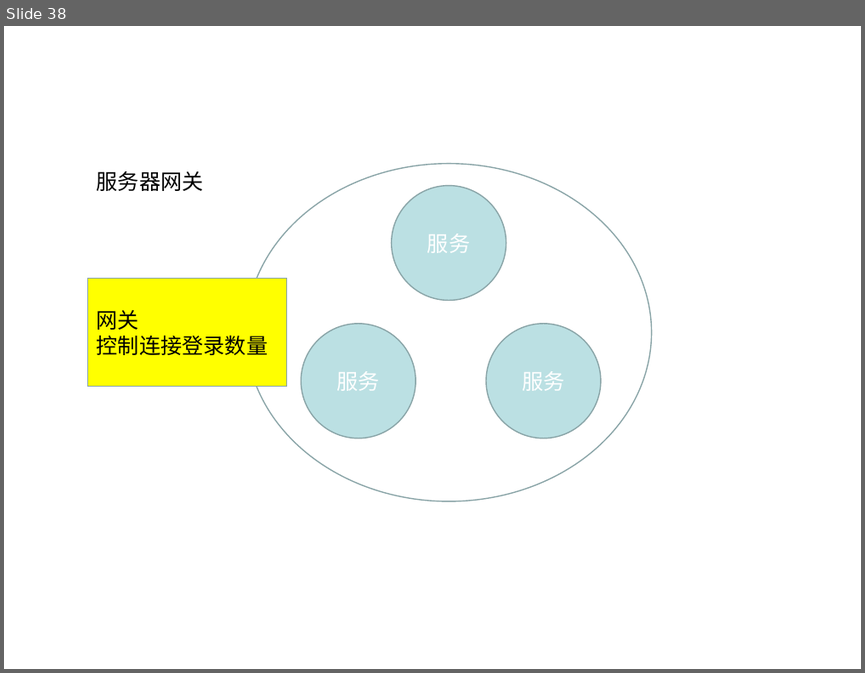
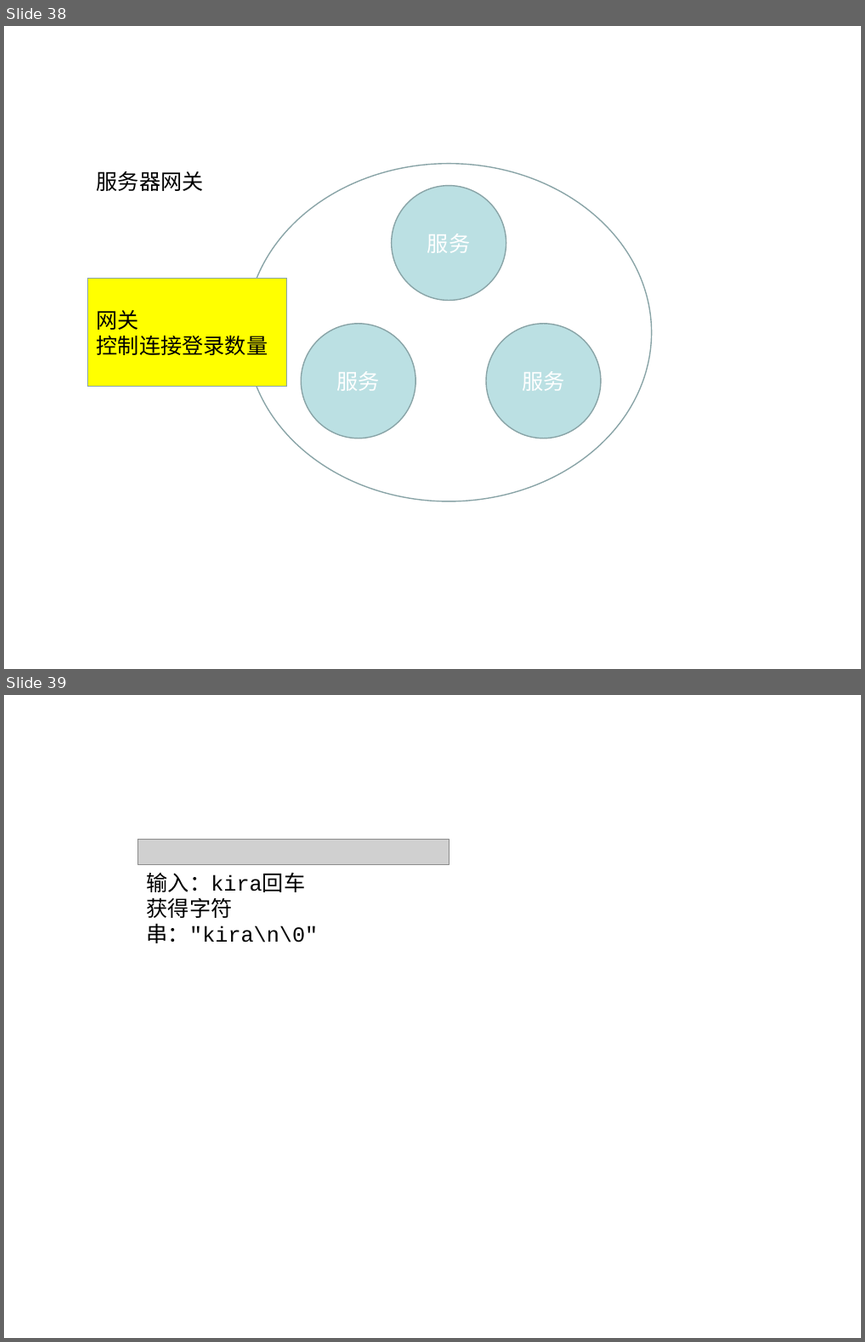
Before and after one commit to k527971724/notebook, a slide deck: 笔记图片.ppt. Shown one above the other, each under a label of ours: slide 38 before the commit, slides 38 and 39 after it. The pictures are 865x673 and 865x1342 pixels, drawn with LibreOffice and Linux fonts; fonts in the diff are those of the drawing; grey boxes stand for pictures. Boxes give left, top, right and bottom in pixels: in the first picture for what was removed or moved away, otherwise in the second. Text is boxed around its words. In the diff, an @@ line names an element or a change of style, - is before the commit and + after.

```diff
--- a/笔记图片.ppt
+++ b/笔记图片.ppt
@@ slide 39 added at (4, 695, 861, 1338), background #FFFFFF @@
@@ picture added at (138, 839, 449, 865) @@
@@ text added at (147, 873, 318, 943), 18 pt, text #000000 @@
+输入：kira回车
+获得字符串："kira\n\0"
```
Also in this commit, not shown: 5 slides changed, 1 slide removed, 11 other files.
